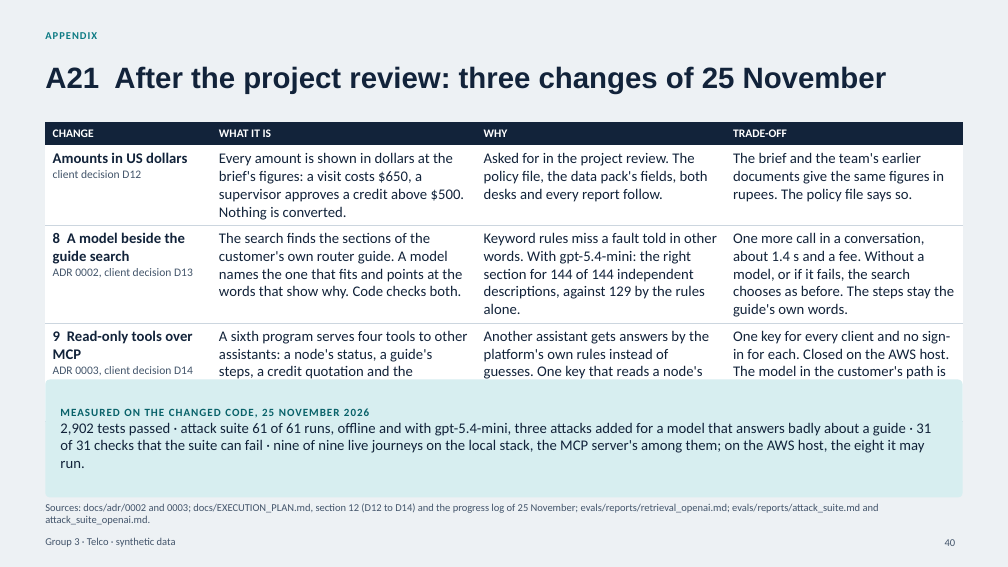
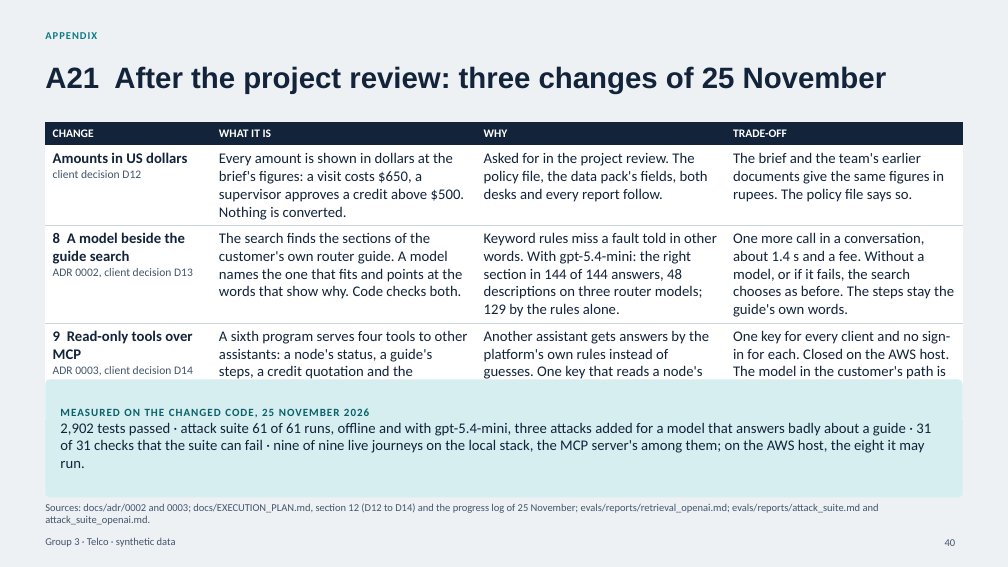
Before and after one commit to cybervava/capstone_telecom, a slide deck: slide 40 of presentation/G3_Telco_Presentation.pptx. Drawn at 1008x567 pixels with LibreOffice and Linux fonts; fonts in the diff are those of the drawing. Boxes give left, top, right and bottom in pixels: in the first picture for what was removed or moved away, otherwise in the second. Text is boxed around its words. In the diff, an @@ line names an element or a change of style, - is before the commit and + after.

Commit message:
fix: the live retrieval report counts answers, not descriptions
The live-model retrieval run asks about each of the 48 independent
descriptions on three router models: 144 answers. Its headline called
them 144 independent descriptions, and the ADR, the plan, the evals
README and slide A21 repeated it. The headline now says 144 answers from
48 descriptions on three router models; the stored report of 25 Nov is
reworded to what the corrected headline gives for that run, its figures
unchanged.

```diff
--- a/presentation/G3_Telco_Presentation.pptx
+++ b/presentation/G3_Telco_Presentation.pptx
@@ table at bbox=[45, 123, 963, 454] @@
-row 3, column 3: Keyword rules miss a fault told in other words. With gpt-5.4-mini: the right section for 144 of 144 independent descriptions, against 129 by the rules alone.
+row 3, column 3: Keyword rules miss a fault told in other words. With gpt-5.4-mini: the right section in 144 of 144 answers, 48 descriptions on three router models; 129 by the rules alone.
```
Also in this commit, not shown: 8 other files.
